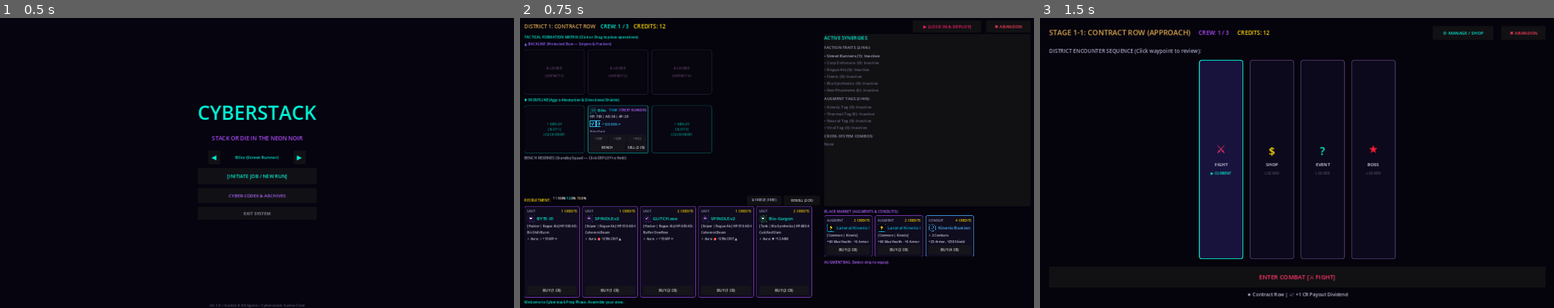
Above: before the commit, frames 1-3 (left to right).
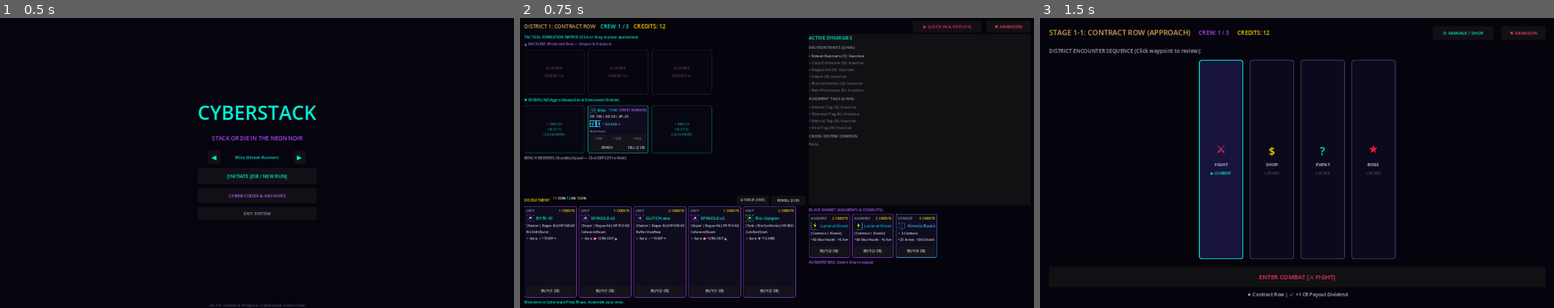
Above: after the commit, the same moments.

Repository: TheStickface/Cyberstack
Game: Godot game, scene res://src/ui/screens/Main.tscn
The game is run twice, just before and just after one commit, with the same random seed, the same clock (stepped at 60 frames per second) and the same inputs.
Inputs:
- Up to frame 1 (0.5 s): no input
- Up to frame 2 (0.75 s): click "[INITIATE JOB / NEW RUN]" at 0.5 s
- Up to frame 3 (1.5 s): click "▶ [LOCK IN & DEPLOY]" at 1.25 s

Frame 1 is identical in both runs. In frame 2, 5.6% of the frame differs, in the area x 1-89%, y 6-97%; in frame 3, nothing differs.

Commit message:
fix(ui): resolve viewport clipping and ensure responsive scaling on resize

Diff:
--- a/src/ui/components/AugmentChip.tscn
+++ b/src/ui/components/AugmentChip.tscn
@@ -3,8 +3,8 @@
 [ext_resource type="Script" path="res://src/ui/components/AugmentChip.gd" id="1_chip"]
 
 [node name="AugmentChip" type="PanelContainer"]
-custom_minimum_size = Vector2(96, 70)
-offset_right = 96.0
+custom_minimum_size = Vector2(82, 70)
+offset_right = 82.0
 offset_bottom = 70.0
 mouse_filter = 0
 script = ExtResource("1_chip")
--- a/src/ui/components/ShopSlotCard.gd
+++ b/src/ui/components/ShopSlotCard.gd
@@ -96,7 +96,7 @@
 		cost_label.add_theme_color_override("font_color", Color(1, 0.85, 0) if player_gold >= cost else Color(0.9, 0.2, 0.2))
 
 	if item_type == "unit":
-		custom_minimum_size = Vector2(138, 118)
+		custom_minimum_size = Vector2(130, 118)
 		var unit_res = res as UnitResource
 		if icon_rect:
 			icon_rect.texture = unit_res.portrait
@@ -116,7 +116,7 @@
 				formation_line
 			]
 	elif item_type == "augment":
-		custom_minimum_size = Vector2(120, 88)
+		custom_minimum_size = Vector2(102, 88)
 		var aug_res = res as AugmentResource
 		if icon_rect:
 			icon_rect.texture = aug_res.icon
@@ -136,7 +136,7 @@
 				" · ".join(aug_res.get_stat_lines())
 			]
 	elif item_type == "conduit":
-		custom_minimum_size = Vector2(120, 88)
+		custom_minimum_size = Vector2(102, 88)
 		var cond_res = res as ConduitResource
 		if icon_rect:
 			icon_rect.texture = cond_res.icon
--- a/src/ui/components/ShopSlotCard.tscn
+++ b/src/ui/components/ShopSlotCard.tscn
@@ -15,8 +15,8 @@
 corner_radius_bottom_left = 4
 
 [node name="ShopSlotCard" type="PanelContainer"]
-custom_minimum_size = Vector2(138, 118)
-offset_right = 138.0
+custom_minimum_size = Vector2(130, 118)
+offset_right = 130.0
 offset_bottom = 118.0
 mouse_filter = 0
 theme_override_styles/panel = SubResource("StyleBoxFlat_shop_slot")
@@ -24,10 +24,10 @@
 
 [node name="Margin" type="MarginContainer" parent="."]
 layout_mode = 2
-theme_override_constants/margin_left = 6
-theme_override_constants/margin_top = 5
-theme_override_constants/margin_right = 6
-theme_override_constants/margin_bottom = 5
+theme_override_constants/margin_left = 4
+theme_override_constants/margin_top = 4
+theme_override_constants/margin_right = 4
+theme_override_constants/margin_bottom = 4
 
 [node name="VBox" type="VBoxContainer" parent="Margin"]
 layout_mode = 2
--- a/src/ui/screens/PrepScreen.tscn
+++ b/src/ui/screens/PrepScreen.tscn
@@ -78,7 +78,7 @@
 [node name="MainBody" type="HBoxContainer" parent="Margin/VBox"]
 layout_mode = 2
 size_flags_vertical = 3
-theme_override_constants/separation = 10
+theme_override_constants/separation = 8
 
 [node name="BoardArea" type="VBoxContainer" parent="Margin/VBox/MainBody"]
 layout_mode = 2
@@ -122,6 +122,7 @@
 custom_minimum_size = Vector2(0, 80)
 layout_mode = 2
 mouse_filter = 1
+horizontal_scroll_mode = 1
 vertical_scroll_mode = 0
 
 [node name="BenchContainer" type="HBoxContainer" parent="Margin/VBox/MainBody/BoardArea/BenchSection/BenchScroll"]
@@ -146,7 +147,7 @@
 text = "RECRUITMENT:"
 
 [node name="TierOddsLabel" type="RichTextLabel" parent="Margin/VBox/MainBody/BoardArea/CrewShop/CrewShopHeader"]
-custom_minimum_size = Vector2(170, 18)
+custom_minimum_size = Vector2(130, 18)
 layout_mode = 2
 size_flags_horizontal = 3
 bbcode_enabled = true
@@ -154,13 +155,13 @@
 scroll_active = false
 
 [node name="FreezeBtn" type="Button" parent="Margin/VBox/MainBody/BoardArea/CrewShop/CrewShopHeader"]
-custom_minimum_size = Vector2(85, 18)
+custom_minimum_size = Vector2(80, 18)
 layout_mode = 2
 theme_override_font_sizes/font_size = 8
 text = "🔒 FREEZE"
 
 [node name="RerollBtn" type="Button" parent="Margin/VBox/MainBody/BoardArea/CrewShop/CrewShopHeader"]
-custom_minimum_size = Vector2(90, 18)
+custom_minimum_size = Vector2(85, 18)
 layout_mode = 2
 theme_override_font_sizes/font_size = 8
 text = "REROLL (2 CR)"
@@ -170,7 +171,7 @@
 layout_mode = 2
 size_flags_vertical = 3
 mouse_filter = 1
-horizontal_scroll_mode = 0
+horizontal_scroll_mode = 1
 vertical_scroll_mode = 0
 
 [node name="CrewShopContainer" type="HBoxContainer" parent="Margin/VBox/MainBody/BoardArea/CrewShop/CrewShopScroll"]
@@ -180,9 +181,9 @@
 theme_override_constants/separation = 6
 
 [node name="Sidebar" type="VBoxContainer" parent="Margin/VBox/MainBody"]
-custom_minimum_size = Vector2(512, 0)
-layout_mode = 2
-theme_override_constants/separation = 6
+custom_minimum_size = Vector2(550, 0)
+layout_mode = 2
+theme_override_constants/separation = 4
 
 [node name="SynergyTrackerHUD" parent="Margin/VBox/MainBody/Sidebar" instance=ExtResource("2_hud")]
 layout_mode = 2
@@ -207,7 +208,7 @@
 layout_mode = 2
 size_flags_vertical = 3
 mouse_filter = 1
-horizontal_scroll_mode = 0
+horizontal_scroll_mode = 1
 vertical_scroll_mode = 0
 
 [node name="AugmentShopContainer" type="HBoxContainer" parent="Margin/VBox/MainBody/Sidebar/AugmentShop/AugmentShopScroll"]
@@ -245,7 +246,7 @@
 custom_minimum_size = Vector2(0, 76)
 layout_mode = 2
 size_flags_vertical = 3
-horizontal_scroll_mode = 0
+horizontal_scroll_mode = 1
 vertical_scroll_mode = 0
 
 [node name="AugmentContainer" type="HBoxContainer" parent="Margin/VBox/MainBody/Sidebar/AugmentTray/AugmentScroll"]
